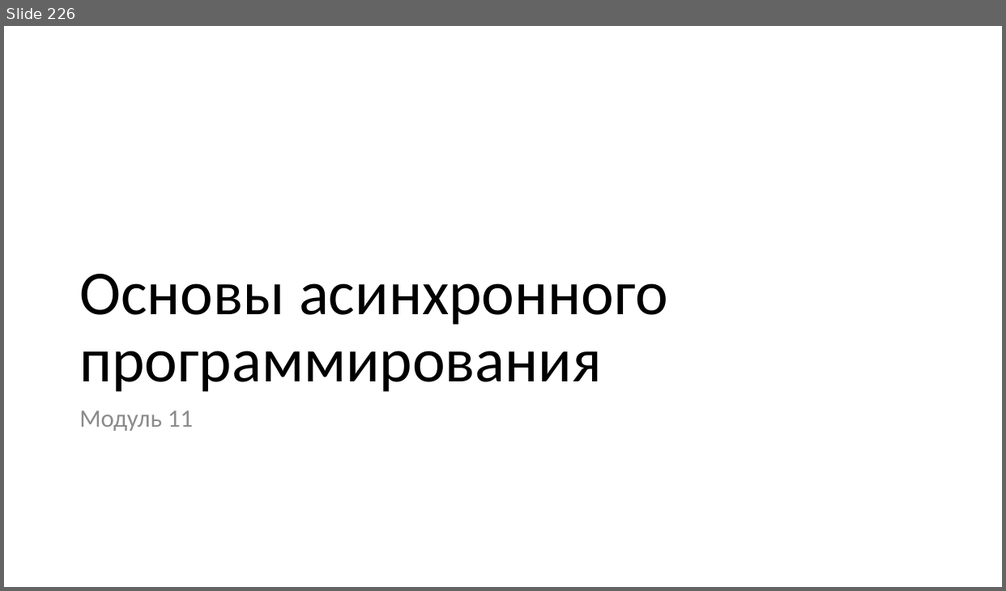
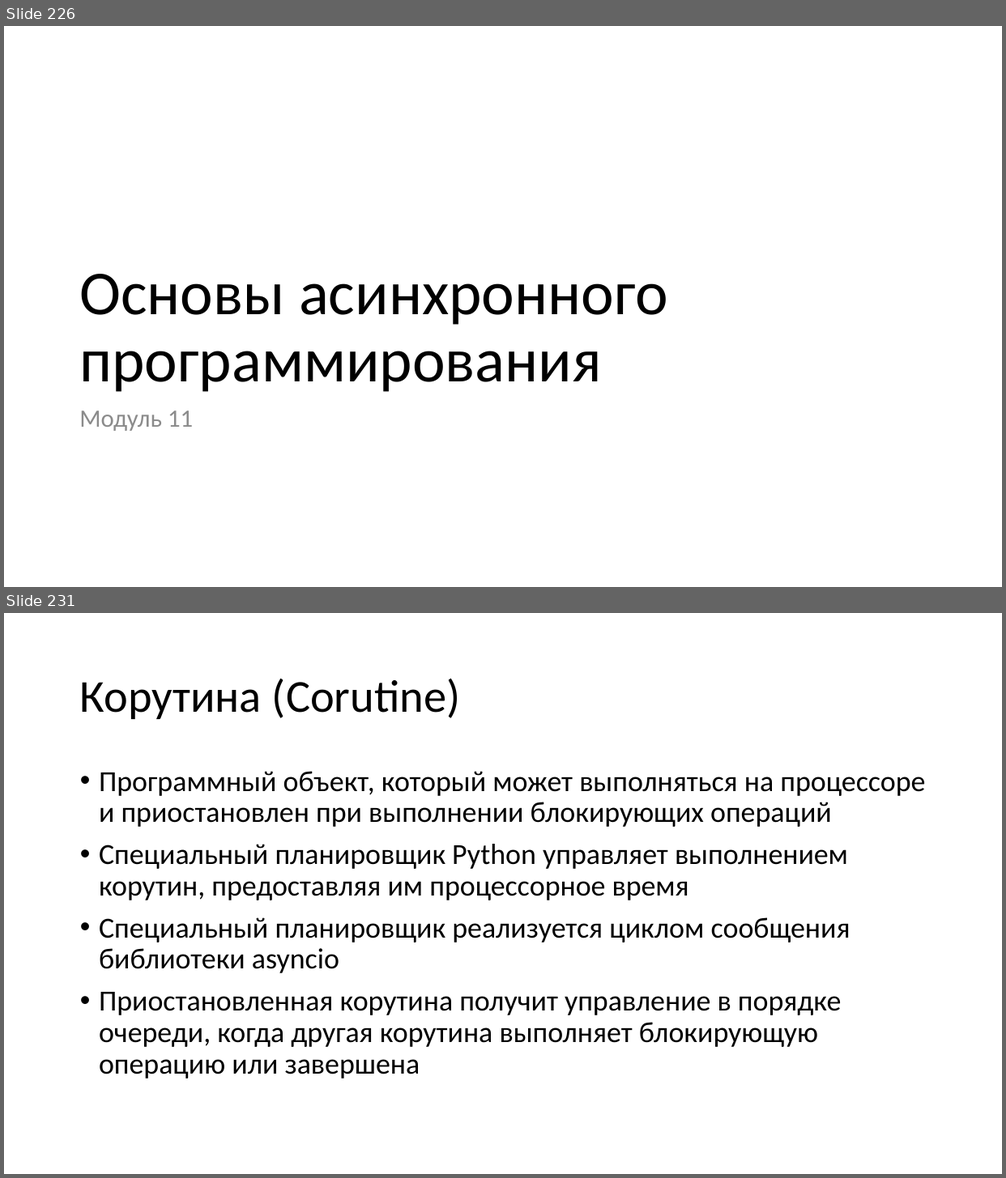
Before and after one commit to paveltsytovich/telegram-course, a slide deck: Presentation/Разработка ботов для телеграмм на Python.pptx. Shown one above the other, each under a label of ours: slide 226 before the commit, slides 226 and 231 after it; the slides between them are not shown. The pictures are 1006x591 and 1006x1178 pixels, drawn with LibreOffice and Linux fonts; fonts in the diff are those of the drawing. Boxes give left, top, right and bottom in pixels: in the first picture for what was removed or moved away, otherwise in the second. Text is boxed around its words. In the diff, an @@ line names an element or a change of style, - is before the commit and + after.

```diff
--- a/Presentation/Разработка ботов для телеграмм на Python.pptx
+++ b/Presentation/Разработка ботов для телеграмм на Python.pptx
@@ slide 231 added at (4,613,1002,1174), background #FFFFFF @@
@@ title added at (80,679,461,719), 44 pt, text #000000 @@
+Корутина (Corutine)
@@ text added at (99,771,925,1079), 28 pt, text #000000 @@
+• Программный объект, который может выполняться на процессоре и приостановлен при выполнении блокирующих операций
+• Специальный планировщик Python управляет выполнением корутин, предоставляя им процессорное время
+• Специальный планировщик реализуется циклом сообщения библиотеки asyncio
+• Приостановленная корутина получит управление в порядке очереди, когда другая корутина выполняет блокирующую операцию или завершена
```
Also in this commit, not shown: 1 slide changed, 3 other slides added.
